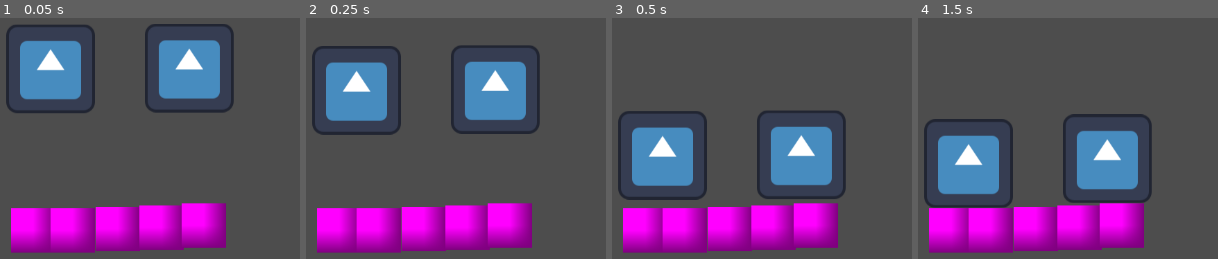
Above: before the commit, frames 1-4 (left to right).
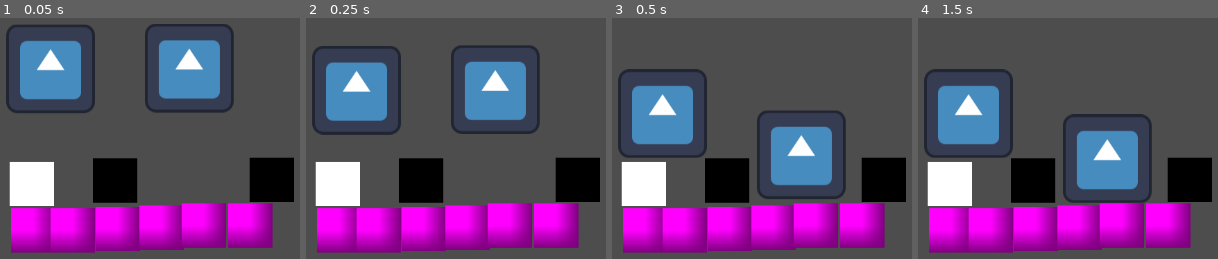
Above: after the commit, the same moments.

Repository: NahuelArrieta/ChronosSociety
Game: Godot game, scene res://levels/level.tscn
The game is run twice, just before and just after one commit, with the same random seed, the same clock (stepped at 60 frames per second) and the same inputs. The engine's default icon, where the game draws it, is replaced by a stand-in: a white triangle on a blue panel in a dark square.
Inputs:
- Up to frame 1 (0.05 s): no input
- Up to frame 2 (0.25 s): no input
- Up to frame 3 (0.5 s): no input
- Up to frame 4 (1.5 s): tap Space (REVERT_P1) at 0.6 s; tap Enter at 1.25 s; tap Shift (REVERT_P2) at 1.35 s

The runs differ from the first frame. In frame 1, 11% of the frame differs, in the area x 3-98%, y 58-96%; in frame 2, 11%; in frame 3, 19%; in frame 4, 20%, in the area x 2-98%, y 21-96%.

Commit message:
Doors (#4)
* add doors and buttons

* add doors history

Diff:
--- /dev/null
+++ b/entities/enviroment/button/button.gd
@@ -0,0 +1,21 @@
+extends Area2D
+
+@export var groupId: int
+
+var active = false
+
+func _ready():
+	Global.revert_stopped.connect(func(): set_active(active))
+
+func _on_body_entered(body: Node2D) -> void:
+	set_active(true)
+
+func _on_body_exited(body: Node2D) -> void:
+	set_active(false)
+
+func set_active(value: bool):
+	if active == value:
+		return
+
+	active = value
+	Global.buttonChanged.emit(groupId, active)
--- /dev/null
+++ b/entities/enviroment/button/button.tscn
@@ -0,0 +1,24 @@
+[gd_scene load_steps=4 format=3 uid="uid://d3qbem7373n6k"]
+
+[ext_resource type="Script" uid="uid://cqwlw0bd6qtch" path="res://entities/enviroment/button/button.gd" id="1_nmqsl"]
+
+[sub_resource type="CanvasTexture" id="CanvasTexture_nmqsl"]
+specular_color = Color(0, 0, 1, 1)
+
+[sub_resource type="RectangleShape2D" id="RectangleShape2D_nmqsl"]
+size = Vector2(63, 63)
+
+[node name="Button" type="Area2D"]
+script = ExtResource("1_nmqsl")
+
+[node name="Sprite2D" type="Sprite2D" parent="."]
+position = Vector2(32, 32)
+scale = Vector2(64, 64)
+texture = SubResource("CanvasTexture_nmqsl")
+
+[node name="CollisionShape2D" type="CollisionShape2D" parent="."]
+position = Vector2(32, 32)
+shape = SubResource("RectangleShape2D_nmqsl")
+
+[connection signal="body_entered" from="." to="." method="_on_body_entered"]
+[connection signal="body_exited" from="." to="." method="_on_body_exited"]
--- /dev/null
+++ b/entities/enviroment/door/door.gd
@@ -0,0 +1,83 @@
+extends StaticBody2D
+
+# This variable allows you to set the group ID in the Inspector
+# so the door knows which button it should respond to.
+@export var groupId: int
+
+# Get references to the child nodes
+@onready var sprite = $Sprite2D
+@onready var collision_shape = $CollisionShape2D
+
+var _state_history = []
+var is_reverting = false
+var current_status: String
+
+class Status:
+	var color: Color
+	var collision: bool
+
+	func _init(color: Color = Color.WHITE, collision: bool = false) -> void:
+		self.color = color
+		self.collision = collision
+
+# Declare a constant instance
+var ACTIVE_STATUS := "ACTIVE"
+var INACTIVE_STATUS := "INACTIVE"
+
+var STATUSES : Dictionary[String, Status] =  {
+	ACTIVE_STATUS: Status.new(Color.BLACK, true),
+	INACTIVE_STATUS: Status.new(Color.GRAY, false),
+}
+
+func _ready():
+	setStatus(ACTIVE_STATUS)
+
+	Global.buttonChanged.connect(on_button_changed)
+	Global.revert_started.connect(start_reverting)
+	Global.revert_stopped.connect(stop_reverting)
+	add_to_group(Global.TIME_TRAVEL_GROUP)
+
+func _physics_process(delta):
+	if is_reverting:
+		revert_state()
+
+func on_button_changed(button_id: int, is_active: bool) -> void:
+	# Check if the signal's ID matches this door's ID.
+	if button_id == groupId:
+		if is_active:  ## inversal
+			setStatus(INACTIVE_STATUS)
+		else:
+			setStatus(ACTIVE_STATUS)
+
+func setStatus(statusKey: String):
+	if !STATUSES.has(statusKey):
+		return
+	current_status = statusKey
+	var s: Status = STATUSES[statusKey]
+	collision_shape.set_deferred("disabled", !s.collision)
+	sprite.modulate = s.color
+
+func record_state():
+	var state = {
+		"status": current_status,
+	}
+	_state_history.push_front(state)
+
+	# Keep the history from getting too long.
+	if _state_history.size() > Global._max_history_length:
+		_state_history.pop_back()
+
+func start_reverting(player):
+	is_reverting = true
+
+func stop_reverting():
+	is_reverting = false
+
+func revert_state():
+	if _state_history.size() > 0:
+		var state = _state_history.pop_front()
+
+		setStatus(state.status)
+
+		return true
+	return false
--- /dev/null
+++ b/entities/enviroment/door/door.tscn
@@ -0,0 +1,21 @@
+[gd_scene load_steps=4 format=3 uid="uid://b66i5kor3udi4"]
+
+[ext_resource type="Script" uid="uid://dn0hohseijwik" path="res://entities/enviroment/door/door.gd" id="1_el4m5"]
+
+[sub_resource type="CanvasTexture" id="CanvasTexture_el4m5"]
+specular_color = Color(0, 1, 1, 1)
+
+[sub_resource type="RectangleShape2D" id="RectangleShape2D_ulegr"]
+size = Vector2(63, 63)
+
+[node name="Door" type="StaticBody2D"]
+script = ExtResource("1_el4m5")
+
+[node name="Sprite2D" type="Sprite2D" parent="."]
+position = Vector2(32, 32)
+scale = Vector2(64, 64)
+texture = SubResource("CanvasTexture_el4m5")
+
+[node name="CollisionShape2D" type="CollisionShape2D" parent="."]
+position = Vector2(32, 32)
+shape = SubResource("RectangleShape2D_ulegr")
--- a/global.gd
+++ b/global.gd
@@ -11,3 +11,4 @@
 ## Signals
 signal revert_started(player: int)
 signal revert_stopped()
+signal buttonChanged(groupId: int, active: bool)
--- a/levels/level.tscn
+++ b/levels/level.tscn
@@ -1,8 +1,10 @@
-[gd_scene load_steps=4 format=3 uid="uid://c7ejpm0cgaqea"]
+[gd_scene load_steps=6 format=3 uid="uid://c7ejpm0cgaqea"]
 
 [ext_resource type="PackedScene" uid="uid://bg8oq3w6fk3j3" path="res://entities/player/player.tscn" id="1_80vhd"]
 [ext_resource type="PackedScene" uid="uid://bn4dscbsrik6o" path="res://entities/enviroment/platform/platform.tscn" id="2_hjsbj"]
 [ext_resource type="Script" uid="uid://48mhitpn4qin" path="res://controllers/time_travel_controller.gd" id="3_cwqvt"]
+[ext_resource type="PackedScene" uid="uid://d3qbem7373n6k" path="res://entities/enviroment/button/button.tscn" id="4_5mrsh"]
+[ext_resource type="PackedScene" uid="uid://b66i5kor3udi4" path="res://entities/enviroment/door/door.tscn" id="5_safpt"]
 
 [node name="Node2D" type="Node2D"]
 
@@ -32,3 +34,16 @@
 [node name="Player2" parent="." instance=ExtResource("1_80vhd")]
 position = Vector2(420, 186)
 player_number = 2
+
+[node name="Button" parent="." instance=ExtResource("4_5mrsh")]
+position = Vector2(161, 323)
+
+[node name="Door" parent="." instance=ExtResource("5_safpt")]
+position = Vector2(281, 318)
+
+[node name="Door2" parent="." instance=ExtResource("5_safpt")]
+position = Vector2(507, 317)
+groupId = 1
+
+[node name="Platform" parent="." instance=ExtResource("2_hjsbj")]
+position = Vector2(476, 383)
Not shown, added: entities/enviroment/button/button.gd.uid
Not shown, added: entities/enviroment/door/door.gd.uid
